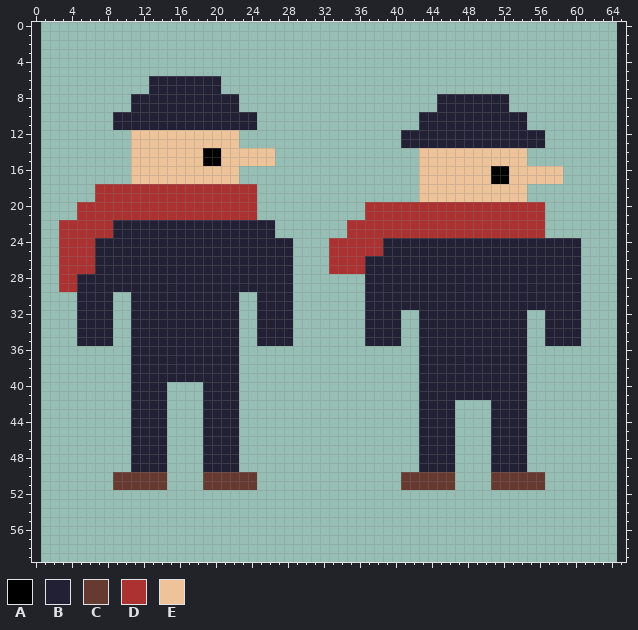
Edited in one commit: sprite sheet (assets/sprites/Theif.png). Above, as it was before the edit.
The file is 64x60 pixels. The old version is drawn lined up with the new one, on the new canvas.
Palette (. is transparent): A #000000  B #222034  C #663931  D #ac3232  E #eec39a
Pixels before (only the part around the change), first column x 0:
 0 ..................................................................
 1 ..................................................................
 2 ..................................................................
 3 ..................................................................
 4 ..................................................................
 5 ..................................................................
 6 .............BBBBBBBB.............................................
 7 .............BBBBBBBB.............................................
 8 ...........BBBBBBBBBBBB......................BBBBBBBB.............
 9 ...........BBBBBBBBBBBB......................BBBBBBBB.............
10 .........BBBBBBBBBBBBBBBB..................BBBBBBBBBBBB...........
11 .........BBBBBBBBBBBBBBBB..................BBBBBBBBBBBB...........
12 ...........EEEEEEEEEEEE..................BBBBBBBBBBBBBBBB.........
13 ...........EEEEEEEEEEEE..................BBBBBBBBBBBBBBBB.........
14 ...........EEEEEEEEAAEEEEEE................EEEEEEEEEEEE...........
15 ...........EEEEEEEEAAEEEEEE................EEEEEEEEEEEE...........
16 ...........EEEEEEEEEEEE....................EEEEEEEEAAEEEEEE.......
17 ...........EEEEEEEEEEEE....................EEEEEEEEAAEEEEEE.......
18 .......DDDDDDDDDDDDDDDDDD..................EEEEEEEEEEEE...........
19 .......DDDDDDDDDDDDDDDDDD..................EEEEEEEEEEEE...........
20 .....DDDDDDDDDDDDDDDDDDDD............DDDDDDDDDDDDDDDDDDDD.........
21 .....DDDDDDDDDDDDDDDDDDDD............DDDDDDDDDDDDDDDDDDDD.........
22 ...DDDDDDBBBBBBBBBBBBBBBBBB........DDDDDDDDDDDDDDDDDDDDDD.........
23 ...DDDDDDBBBBBBBBBBBBBBBBBB........DDDDDDDDDDDDDDDDDDDDDD.........
24 ...DDDDBBBBBBBBBBBBBBBBBBBBBB....DDDDDDBBBBBBBBBBBBBBBBBBBBBB.....
25 ...DDDDBBBBBBBBBBBBBBBBBBBBBB....DDDDDDBBBBBBBBBBBBBBBBBBBBBB.....
26 ...DDDDBBBBBBBBBBBBBBBBBBBBBB....DDDDBBBBBBBBBBBBBBBBBBBBBBBB.....
27 ...DDDDBBBBBBBBBBBBBBBBBBBBBB....DDDDBBBBBBBBBBBBBBBBBBBBBBBB.....
28 ...DDBBBBBBBBBBBBBBBBBBBBBBBB........BBBBBBBBBBBBBBBBBBBBBBBB.....
29 ...DDBBBBBBBBBBBBBBBBBBBBBBBB........BBBBBBBBBBBBBBBBBBBBBBBB.....
30 .....BBBB..BBBBBBBBBBBB..BBBB........BBBBBBBBBBBBBBBBBBBBBBBB.....
31 .....BBBB..BBBBBBBBBBBB..BBBB........BBBBBBBBBBBBBBBBBBBBBBBB.....
32 .....BBBB..BBBBBBBBBBBB..BBBB........BBBB..BBBBBBBBBBBB..BBBB.....
33 .....BBBB..BBBBBBBBBBBB..BBBB........BBBB..BBBBBBBBBBBB..BBBB.....
34 .....BBBB..BBBBBBBBBBBB..BBBB........BBBB..BBBBBBBBBBBB..BBBB.....
35 .....BBBB..BBBBBBBBBBBB..BBBB........BBBB..BBBBBBBBBBBB..BBBB.....
36 ...........BBBBBBBBBBBB....................BBBBBBBBBBBB...........
37 ...........BBBBBBBBBBBB....................BBBBBBBBBBBB...........
38 ...........BBBBBBBBBBBB....................BBBBBBBBBBBB...........
39 ...........BBBBBBBBBBBB....................BBBBBBBBBBBB...........
40 ...........BBBB....BBBB....................BBBBBBBBBBBB...........
41 ...........BBBB....BBBB....................BBBBBBBBBBBB...........
42 ...........BBBB....BBBB....................BBBB....BBBB...........
43 ...........BBBB....BBBB....................BBBB....BBBB...........
44 ...........BBBB....BBBB....................BBBB....BBBB...........
45 ...........BBBB....BBBB....................BBBB....BBBB...........
46 ...........BBBB....BBBB....................BBBB....BBBB...........
47 ...........BBBB....BBBB....................BBBB....BBBB...........
48 ...........BBBB....BBBB....................BBBB....BBBB...........
49 ...........BBBB....BBBB....................BBBB....BBBB...........
50 .........CCCCCC....CCCCCC................CCCCCC....CCCCCC.........
51 .........CCCCCC....CCCCCC................CCCCCC....CCCCCC.........
52 ..................................................................
53 ..................................................................
54 ..................................................................
55 ..................................................................
New version:
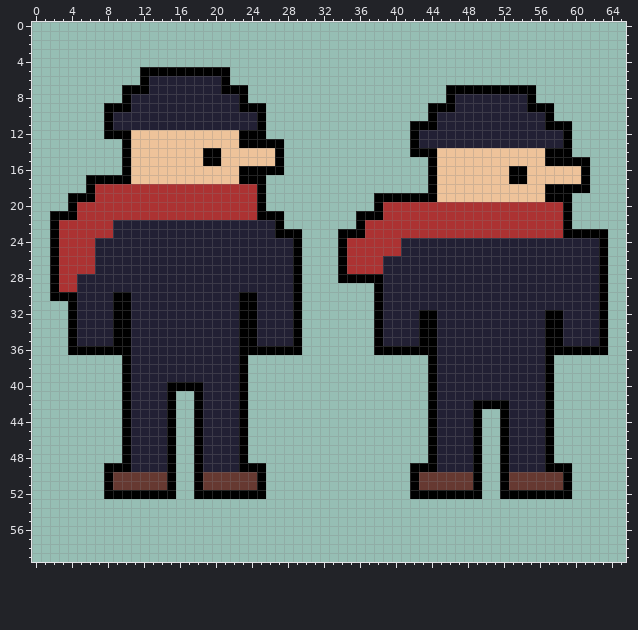
Difference:
canvas 64x60 -> 66x60, the old top-left corner now at 1,0
Changed rows in their new state; - is an unchanged pixel.
first column x 2:
 5 ----------AAAAAAAAAA------------------------------------------
 6 ----------A--------A------------------------------------------
 7 --------AAA--------AAA----------------------AAAAAAAAAA--------
 8 --------A------------A---------------------.A------BBA--------
 9 ------AAA------------AAA------------------AAA------BBAAA------
10 ------A----------------A-----------------.A----------BBA------
11 ------A----------------A----------------AAA----------BBAAA----
12 ------AAA------------AAA---------------.A--------------BBA----
13 --------A------------AAAAA-------------.A--------------BBA----
14 --------A----------------A--------------AAA----------EEAAA----
15 --------A----------------A---------------.A----------EEAAAAA--
16 --------A------------AAAAA---------------.A------EEAA----EEA--
17 ----AAAAA------------AAA-----------------.A------EEAA----EEA--
18 ----A------------------A-----------------.A----------EEAAAAA--
19 --AAA------------------A------------AAAAAAA----------EEAAA----
20 --A--------------------A-----------.A------------------DDA----
21 AAA--------------------AAA--------AAA------------------DDA----
22 A------------------------A-------.A--------------------DDA----
23 A------------------------AAA----AAA--------------------DDAAAAA
24 A--------------------------A---.A----DD--------------------BBA
25 A--------------------------A---.A----DD--------------------BBA
26 A--------------------------A---.A--DD----------------------BBA
27 A--------------------------A---.A--DD----------------------BBA
28 A--------------------------A----AAAAA----------------------BBA
29 A--------------------------A-------.A----------------------BBA
30 AAA----AA------------AA----A-------.A----------------------BBA
31 --A----AA------------AA----A-------.A----------------------BBA
32 --A----AA------------AA----A-------.A--BBAA----------BBAA--BBA
33 --A----AA------------AA----A-------.A--BBAA----------BBAA--BBA
34 --A----AA------------AA----A-------.A--BBAA----------BBAA--BBA
35 --A----AA------------AA----A-------.A--BBAA----------BBAA--BBA
36 --AAAAAAA------------AAAAAAA--------AAAAAAA----------BBAAAAAAA
37 --------A------------A-------------------.A----------BBA------
38 --------A------------A-------------------.A----------BBA------
39 --------A------------A-------------------.A----------BBA------
40 --------A----AAAA----A-------------------.A----------BBA------
41 --------A----A--A----A-------------------.A----------BBA------
42 --------A----A--A----A-------------------.A--BBAAAA--BBA------
43 --------A----A--A----A-------------------.A--BBA-.A--BBA------
44 --------A----A--A----A-------------------.A--BBA-.A--BBA------
45 --------A----A--A----A-------------------.A--BBA-.A--BBA------
46 --------A----A--A----A-------------------.A--BBA-.A--BBA------
47 --------A----A--A----A-------------------.A--BBA-.A--BBA------
48 --------A----A--A----A-------------------.A--BBA-.A--BBA------
49 ------AAA----A--A----AAA----------------AAA--BBA-.A--BBAAA----
50 ------A------A--A------A---------------.A----CCA-.A----CCA----
51 ------A------A--A------A---------------.A----CCA-.A----CCA----
52 ------AAAAAAAA--AAAAAAAA----------------AAAAAAAA--AAAAAAAA----
Pixel boxes of the changes (left, top, right, bottom) in both pictures:
added: (50, 67, 302, 499)
changed: (329, 85, 608, 499)
